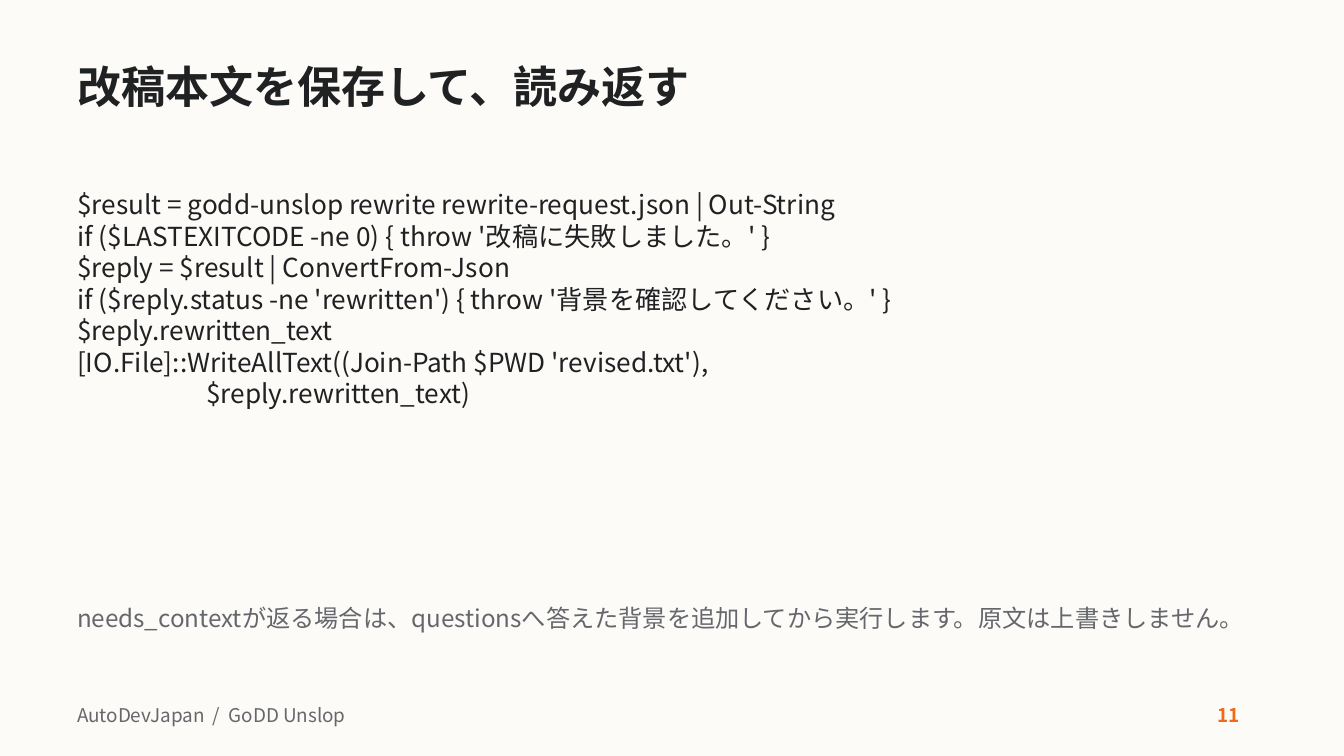
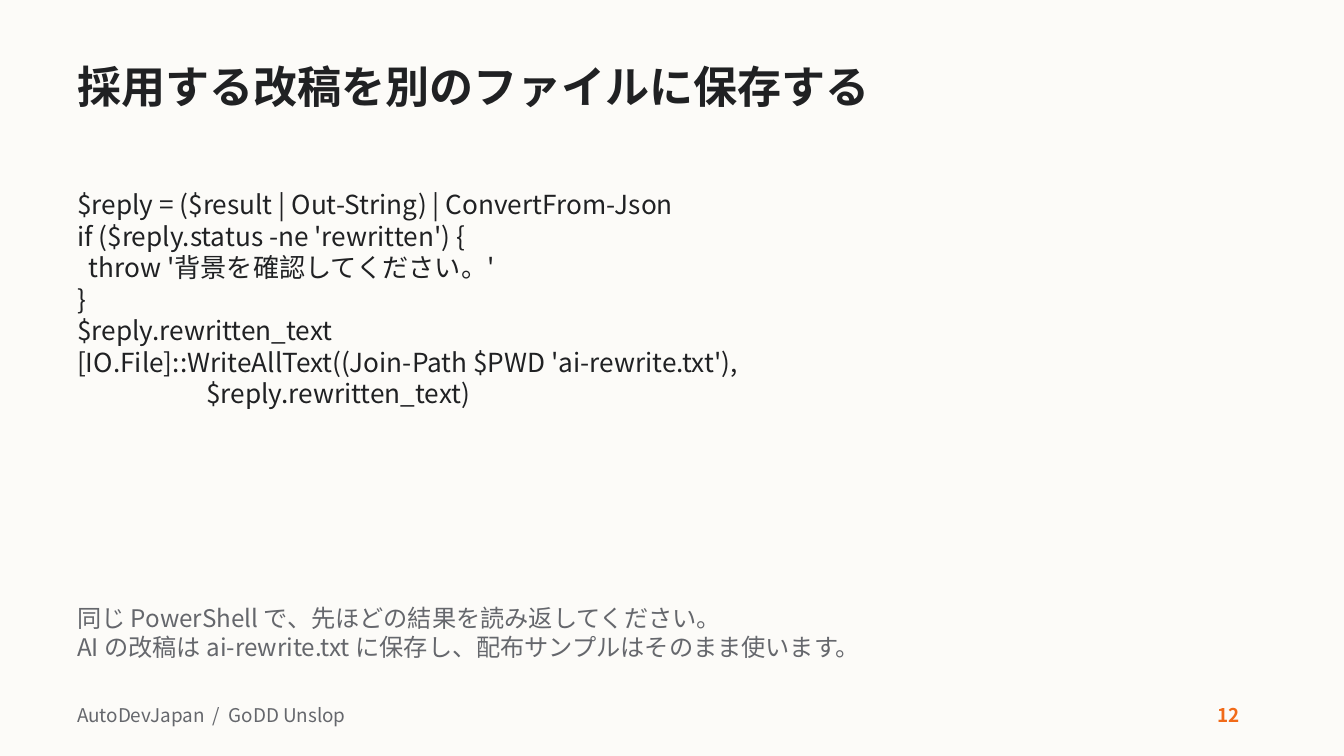
Before and after one commit to AutoDevJapan/GoDD-Unslop, a slide deck: slide 12 of docs/user-guide.pptx (slide 11 before the commit). Drawn at 1344x756 pixels with LibreOffice and Linux fonts; fonts in the diff are those of the drawing. Boxes give left, top, right and bottom in pixels: in the first picture for what was removed or moved away, otherwise in the second. Text is boxed around its words. In the diff, an @@ line names an element or a change of style, - is before the commit and + after.

Commit message:
操作を頼む文と動作を説明する文を書き分け、教材と例文をそろえる

```diff
--- a/docs/user-guide.pptx
+++ b/docs/user-guide.pptx
@@ title at box(77, 65, 869, 107): text changed @@
-改稿本文を保存して、読み返す
+採用する改稿を別のファイルに保存する
@@ text at box(77, 192, 673, 279): text changed @@
-$result = godd-unslop rewrite rewrite-request.json | Out-String
-if ($LASTEXITCODE -ne 0) { throw '改稿に失敗しました。' }
-$reply = $result | ConvertFrom-Json
-if ($reply.status -ne 'rewritten') { throw '背景を確認してください。' }
+$reply = ($result | Out-String) | ConvertFrom-Json
+if ($reply.status -ne 'rewritten') {
+throw '背景を確認してください。'
+}
@@ text at box(77, 345, 737, 377): text changed @@
-[IO.File]::WriteAllText((Join-Path $PWD 'revised.txt'),
+[IO.File]::WriteAllText((Join-Path $PWD 'ai-rewrite.txt'),
@@ text at box(77, 606, 861, 658): text changed @@
-needs_contextが返る場合は、questionsへ答えた背景を追加してから実行します。原文は上書きしません。
+同じ PowerShell で、先ほどの結果を読み返してください。
+AI の改稿は ai-rewrite.txt に保存し、配布サンプルはそのまま使います。
@@ text at box(1217, 707, 1239, 722): text changed @@
-11
+12
```
Also in this commit, not shown: 25 other slides changed, 16 other files.
